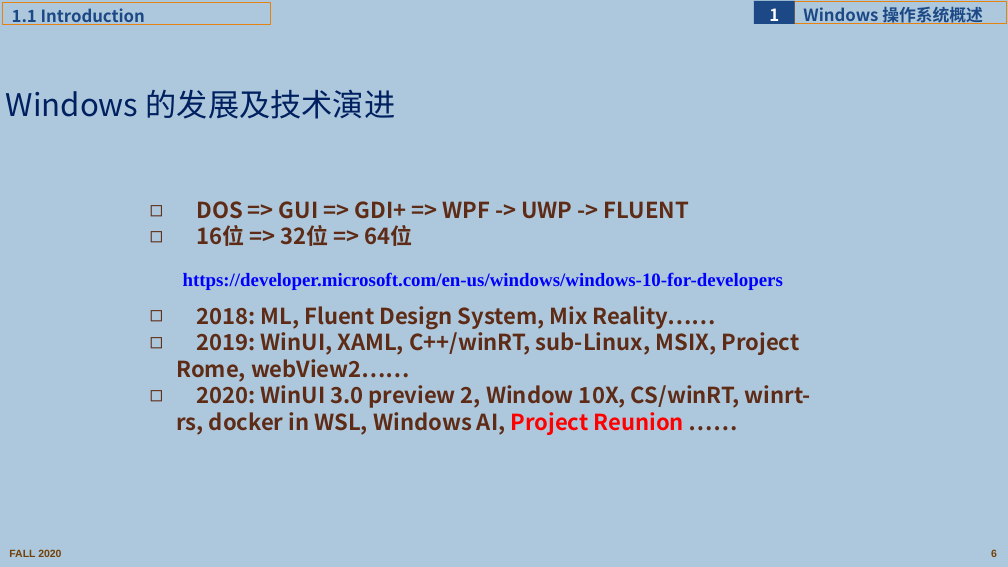
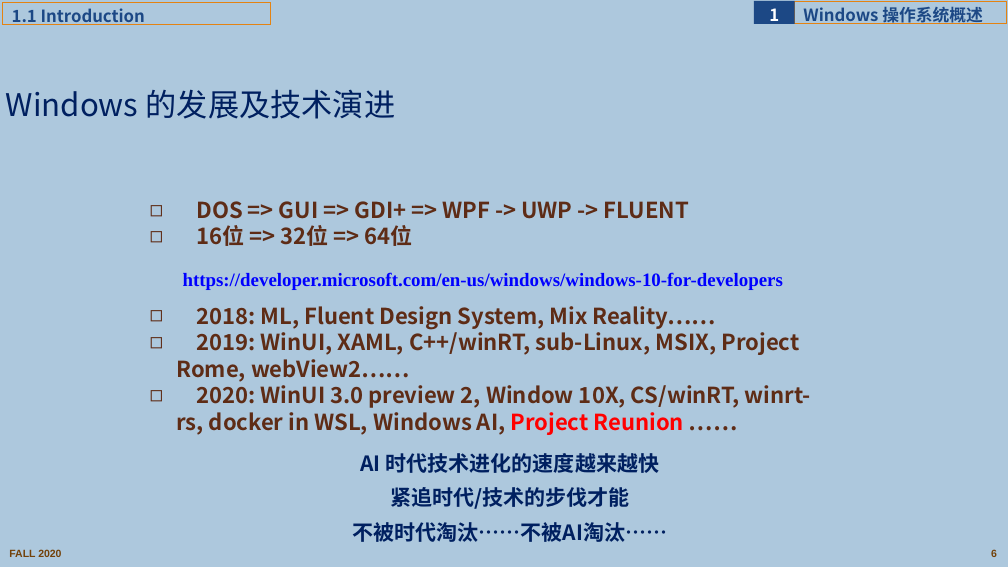
Before and after one commit to principleWindows/win-principle-2020, a slide deck: slide 6 of slides/instruction/principleWindows_1.pptx. Drawn at 1008x567 pixels with LibreOffice and Linux fonts; fonts in the diff are those of the drawing. Boxes give left, top, right and bottom in pixels: in the first picture for what was removed or moved away, otherwise in the second. Text is boxed around its words. In the diff, an @@ line names an element or a change of style, - is before the commit and + after.

```diff
--- a/slides/instruction/principleWindows_1.pptx
+++ b/slides/instruction/principleWindows_1.pptx
@@ text added at (352, 453, 667, 542), 20 pt, text #002060, bold @@
+AI 时代技术进化的速度越来越快
+紧追时代/技术的步伐才能
+不被时代淘汰……不被AI淘汰……
```
Also in this commit, not shown: 5 other slides changed, 5 other files.
